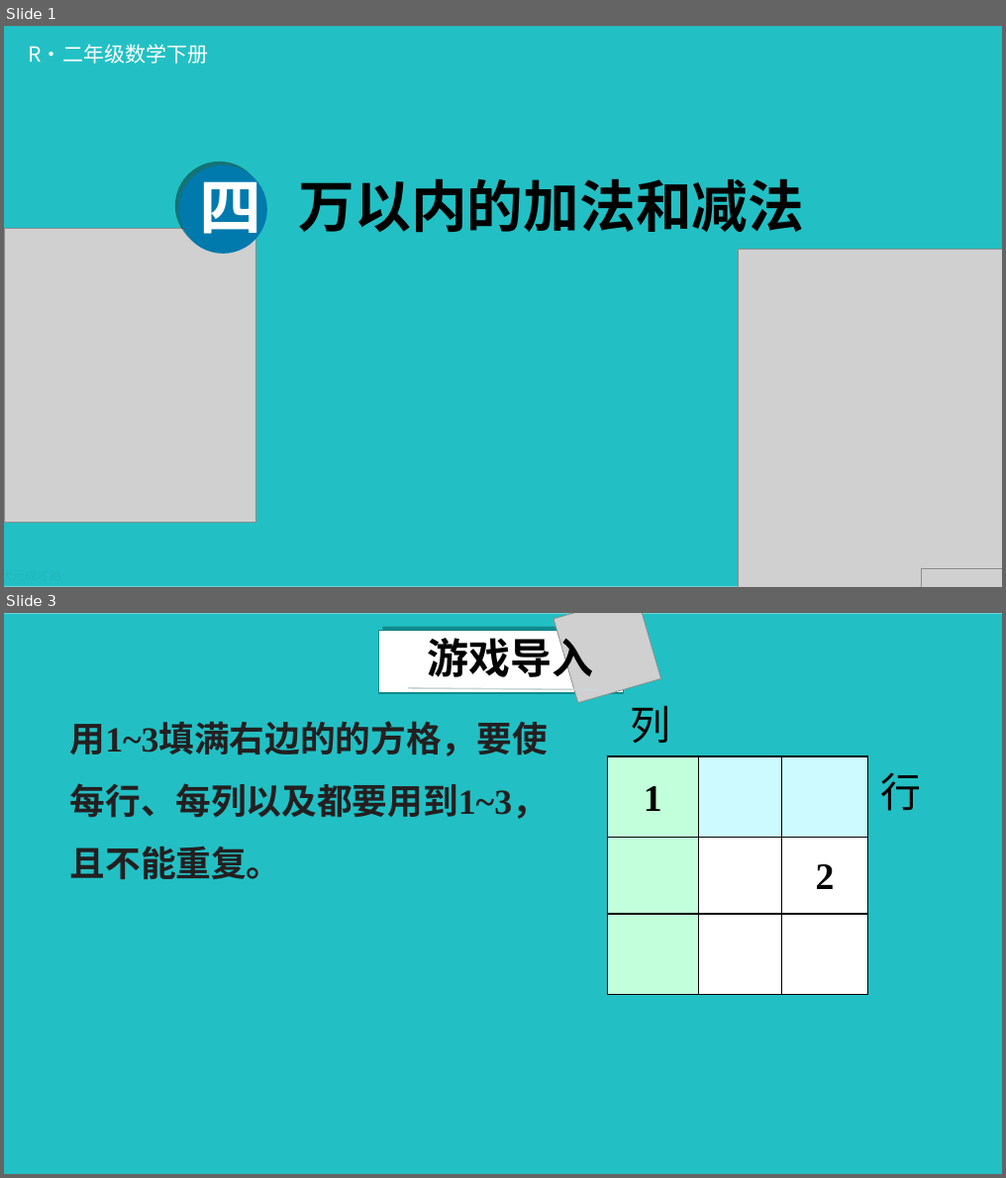
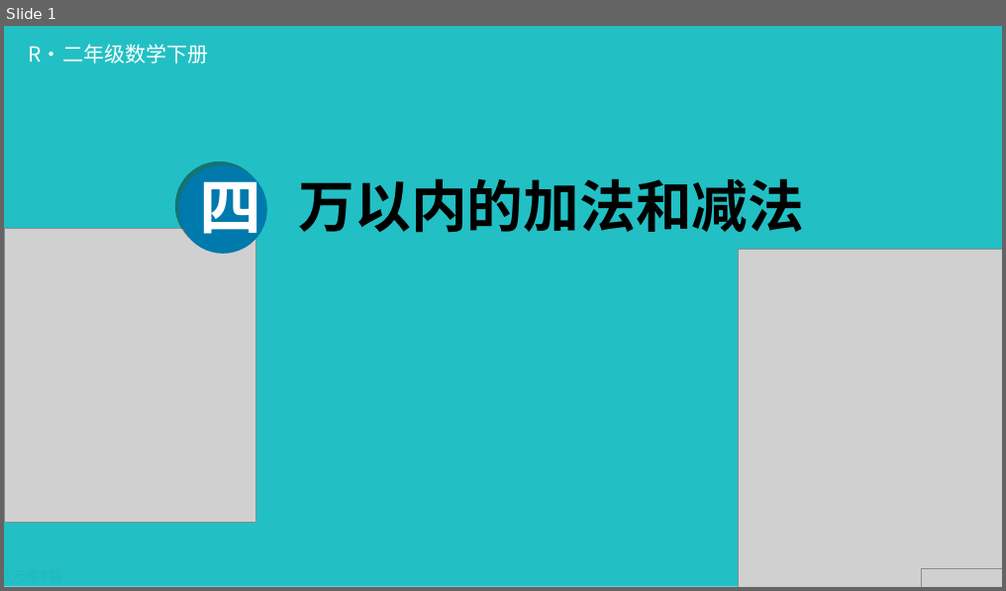
Before and after one commit to Camellia895/Camellia895.github.io, a slide deck: docs/教学/实习/汇报课-二年级下-数独游戏/数独游戏.pptx. Shown one above the other, each under a label of ours: slides 1 and 3 before the commit, slide 1 after it; the slides between them are not shown. The pictures are 1006x1178 and 1006x591 pixels, drawn with LibreOffice and Linux fonts; fonts in the diff are those of the drawing; grey boxes stand for pictures; background and template pictures are left out. Boxes give left, top, right and bottom in pixels: in the first picture for what was removed or moved away, otherwise in the second. Text is boxed around its words. In the diff, an @@ line names an element or a change of style, - is before the commit and + after.

```diff
--- a/docs/教学/实习/汇报课-二年级下-数独游戏/数独游戏.pptx
+++ b/docs/教学/实习/汇报课-二年级下-数独游戏/数独游戏.pptx
@@ slide 3 removed at bbox=[4, 613, 1002, 1174], background picture (left out) @@
@@ rectangle removed at bbox=[4, 613, 1002, 1174] @@
@@ rectangle removed at bbox=[379, 631, 624, 694] @@
@@ rectangle removed at bbox=[383, 627, 628, 689] @@
@@ text removed at bbox=[428, 632, 594, 684] @@
-游戏导入
@@ picture removed at bbox=[553, 613, 661, 703] @@
@@ line removed from (408, 688) to (598, 690) @@
@@ text removed at bbox=[70, 721, 548, 879] @@
-用1~3填满右边的的方格，要使每行、每列以及都要用到1~3，且不能重复。
@@ text removed at bbox=[631, 706, 671, 744] @@
-列
@@ table removed at bbox=[607, 757, 699, 995], 3 rows, 1 columns @@
-1
-
-
@@ table removed at bbox=[611, 757, 868, 995], 3 rows, 3 columns @@
-1 |  | 
- |  | 2
-3 |  | 
@@ table removed at bbox=[611, 757, 868, 838], 1 rows, 3 columns @@
-1 |  | 
@@ text removed at bbox=[881, 772, 922, 811] @@
-行
```
Also in this commit, not shown: 5 slides changed, 1 slide added, 1 other slide removed, 17 other files.
